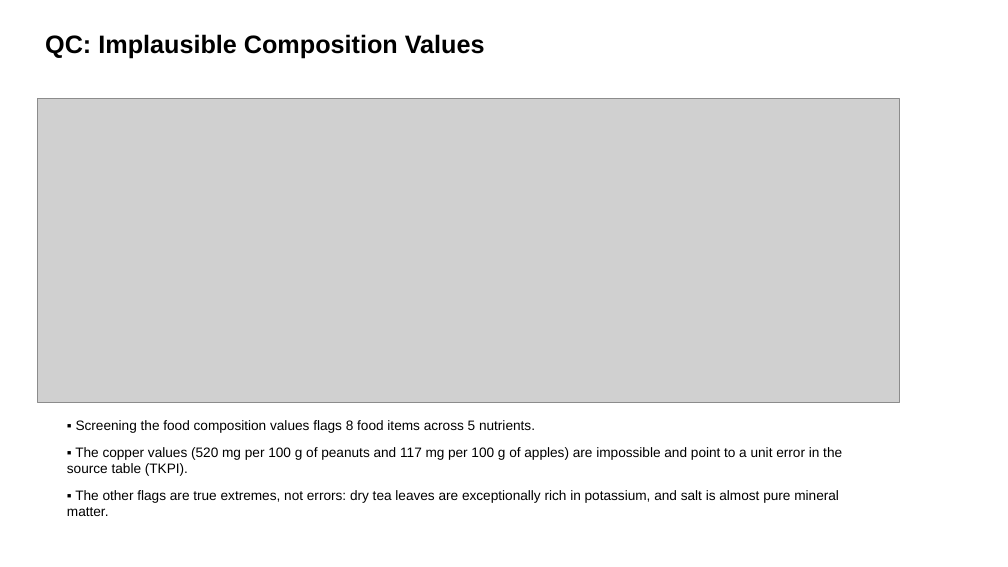
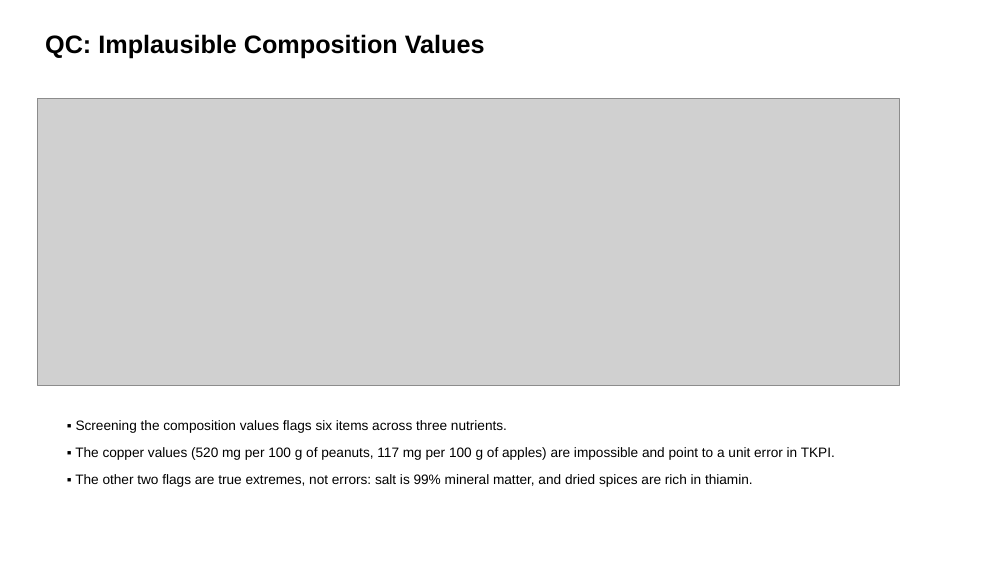
Before and after one commit to Lelsler/north_maluku, a slide deck: slide 9 of figures/north_maluku_consumption.pptx. Drawn at 1008x567 pixels with LibreOffice and Linux fonts; fonts in the diff are those of the drawing; grey boxes stand for pictures. Boxes give left, top, right and bottom in pixels: in the first picture for what was removed or moved away, otherwise in the second. Text is boxed around its words. In the diff, an @@ line names an element or a change of style, - is before the commit and + after.

Commit message:
Updated Pipeline (09/03/2026)
1. Based on the new fish_book_afcd.csv (9/4/2026)
2. Remove water and total carotene from the joined file (blok41_fct_joined.csv)
3. New presentation file with missing-value pattern plots

```diff
--- a/figures/north_maluku_consumption.pptx
+++ b/figures/north_maluku_consumption.pptx
@@ picture resized from (x1=38, y1=98, x2=899, y2=403) to (x1=38, y1=98, x2=899, y2=386) @@
@@ text at (x1=75, y1=420, x2=835, y2=487): text changed @@
-▪ Screening the food composition values flags 8 food items across 5 nutrients.
-▪ The copper values (520 mg per 100 g of peanuts and 117 mg per 100 g of apples) are impossible and point to a unit error in the source table (TKPI).
-▪ The other flags are true extremes, not errors: dry tea leaves are exceptionally rich in potassium, and salt is almost pure mineral matter.
+▪ Screening the composition values flags six items across three nutrients.
+▪ The copper values (520 mg per 100 g of peanuts, 117 mg per 100 g of apples) are impossible and point to a unit error in TKPI.
+▪ The other two flags are true extremes, not errors: salt is 99% mineral matter, and dried spices are rich in thiamin.
```
Also in this commit, not shown: 8 other slides changed, 2 slides added, 10 other files.
